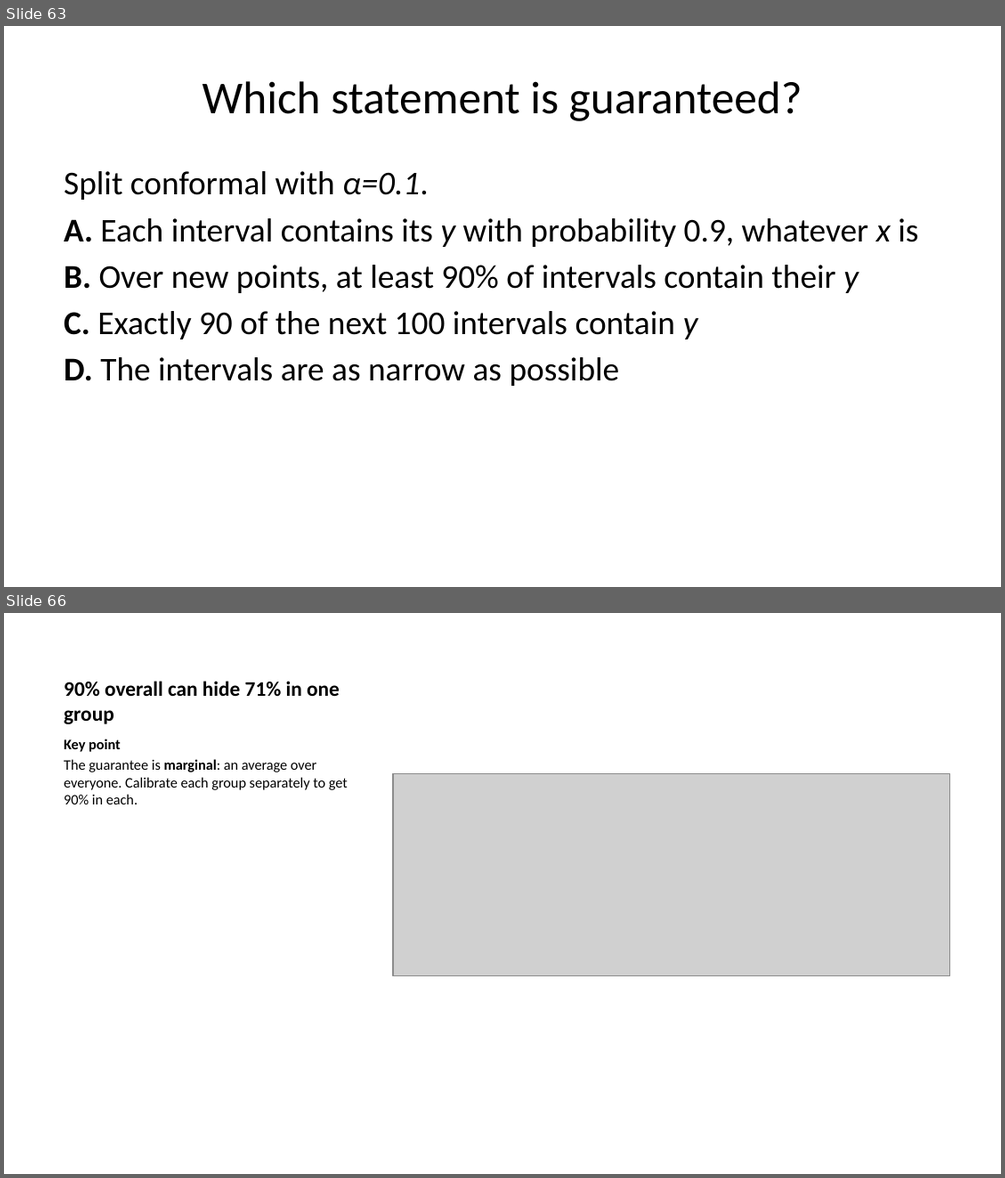
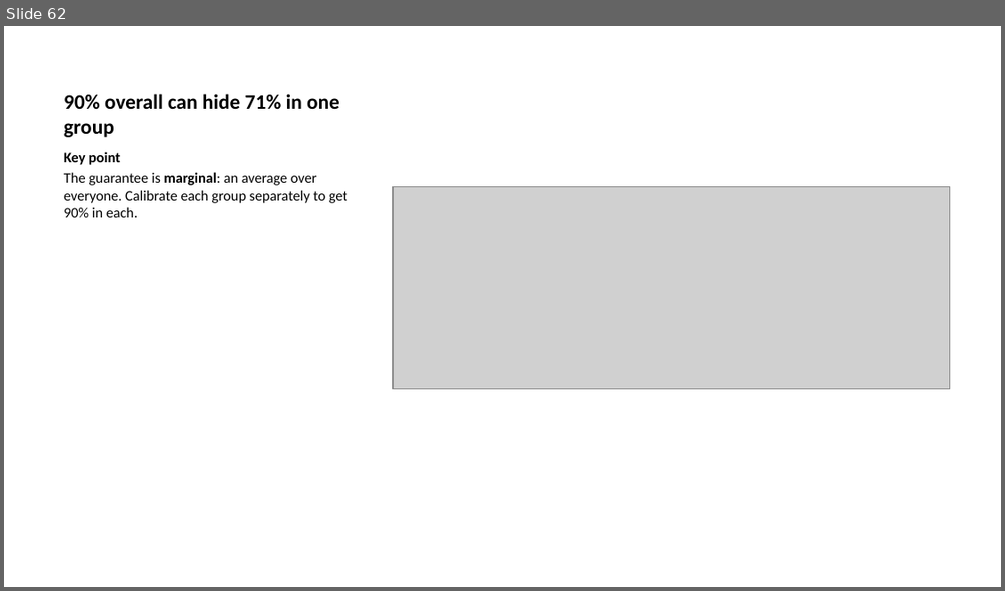
Before and after one commit to AmyRouillard/ml-foundations-mau-2026, a slide deck: ml-foundations.pptx. Shown one above the other, each under a label of ours: slides 63 and 66 before the commit, slide 62 after it; the slides between them are not shown. The pictures are 1005x1178 and 1005x591 pixels, drawn with LibreOffice and Linux fonts; fonts in the diff are those of the drawing; grey boxes stand for pictures. Boxes give left, top, right and bottom in pixels: in the first picture for what was removed or moved away, otherwise in the second. Text is boxed around its words. In the diff, an @@ line names an element or a change of style, - is before the commit and + after.

```diff
--- a/ml-foundations.pptx
+++ b/ml-foundations.pptx
@@ slide 63 removed at <box>4,26,1001,587</box>, background #FFFFFF @@
@@ title removed at <box>202,81,802,121</box> @@
-Which statement is guaranteed?
@@ text removed at <box>64,171,918,386</box> @@
-Split conformal with α=0.1.
-A. Each interval contains its y with probability 0.9, whatever x is
-B. Over new points, at least 90% of intervals contain their y
-C. Exactly 90 of the next 100 intervals contain y
-D. The intervals are as narrow as possible
@@ what was slide 66 is now slide 62 @@
```
Also in this commit, not shown: 2 slides changed, 2 other slides removed, 7 other files.
